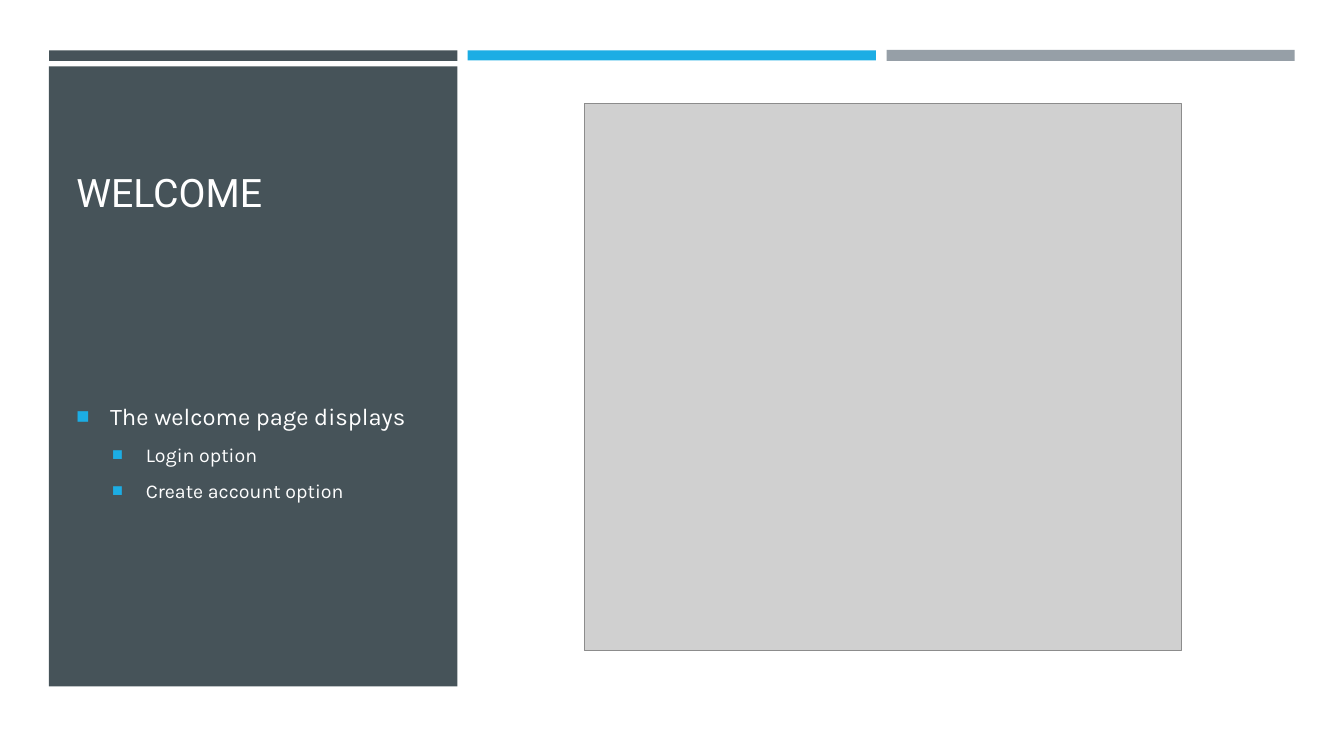
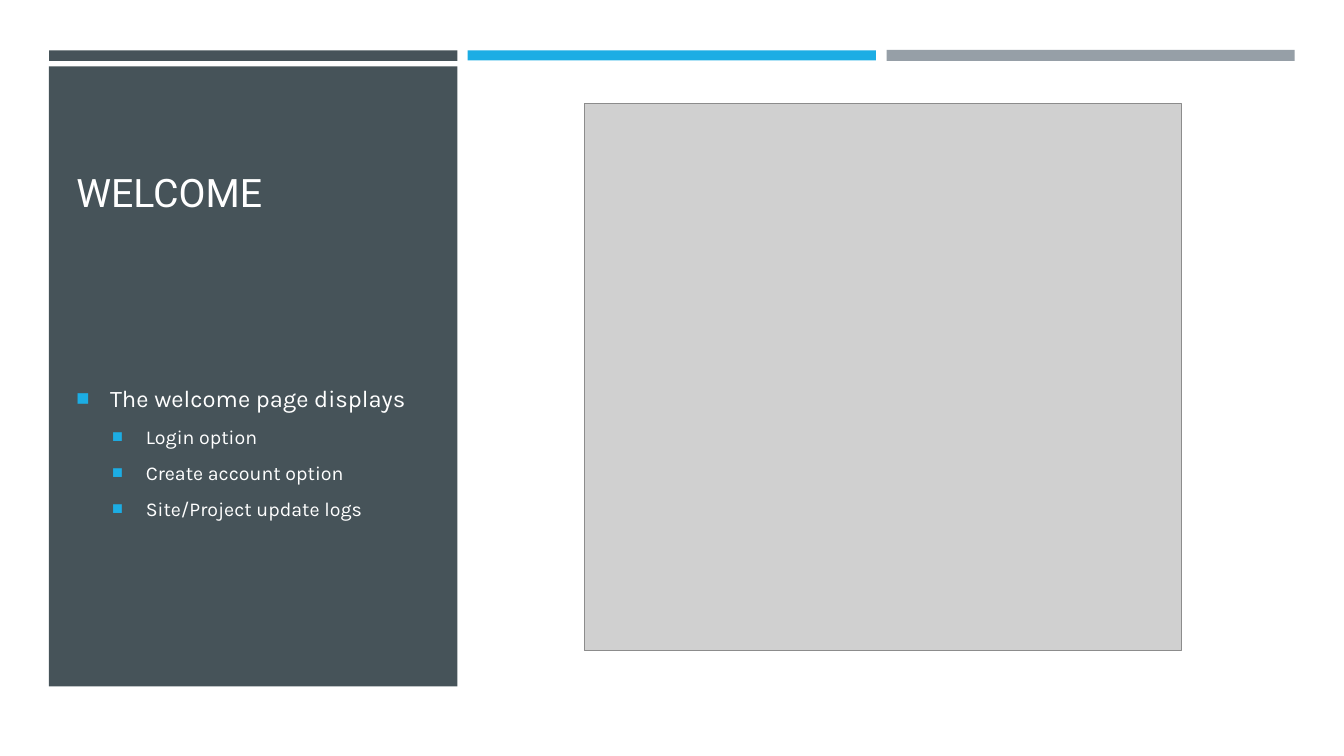
Before and after one commit to KershawK5646/CapstoneProject, a slide deck: slide 6 of Design Docs/Maker Space.pptx (slide 8 before the commit). Drawn at 1344x756 pixels with LibreOffice and Linux fonts; fonts in the diff are those of the drawing; grey boxes stand for pictures. Boxes give left, top, right and bottom in pixels: in the first picture for what was removed or moved away, otherwise in the second. Text is boxed around its words. In the diff, an @@ line names an element or a change of style, - is before the commit and + after.

```diff
--- a/Design Docs/Maker Space.pptx
+++ b/Design Docs/Maker Space.pptx
@@ text at (146,501,362,521): paragraph added @@
+  ■ Site/Project update logs
```
Also in this commit, not shown: 2 other slides changed, 3 slides removed.
